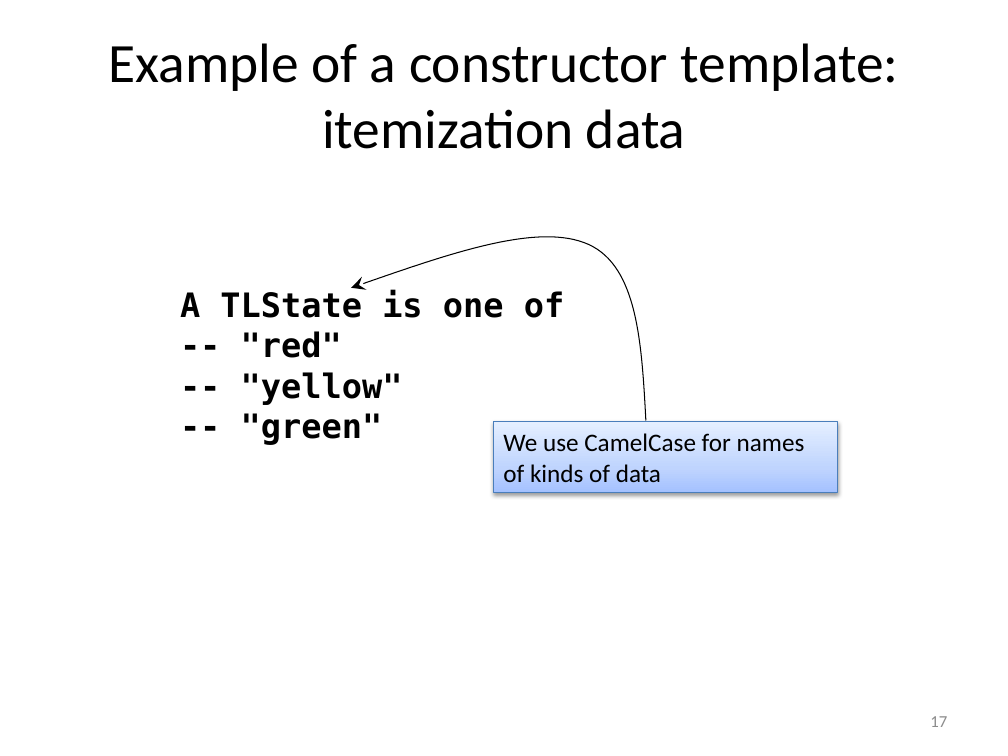
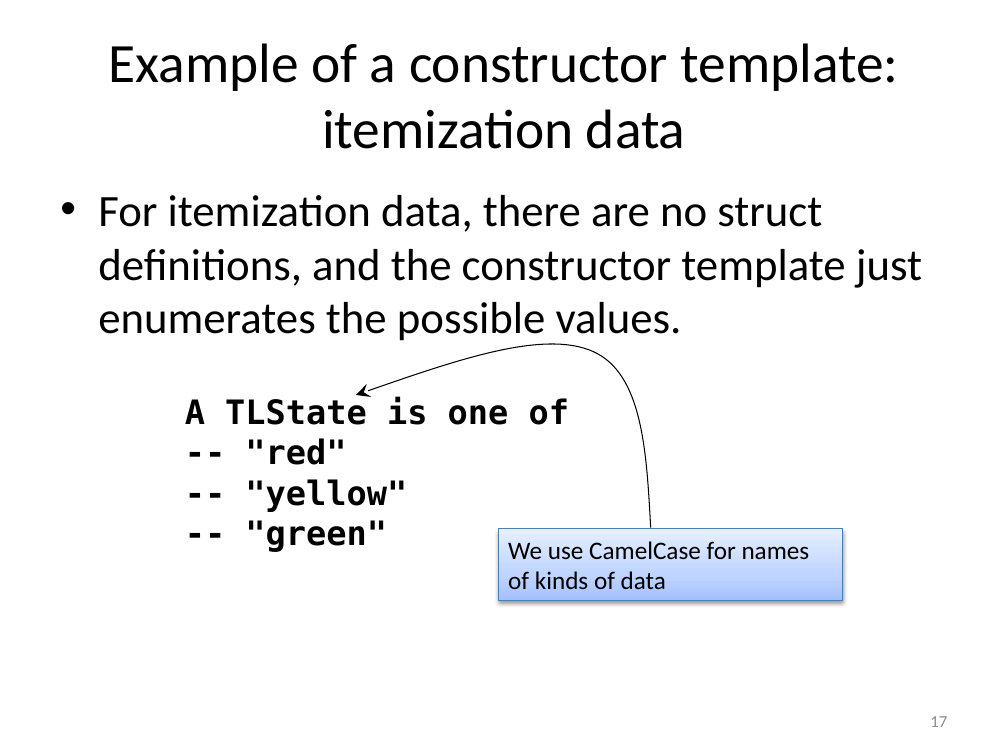
Before and after one commit to mwand/cs5010f16, a slide deck: slide 17 of Slides/Lesson 1.3 The Data Design Recipe.pptx. Drawn at 1008x756 pixels with LibreOffice and Linux fonts; fonts in the diff are those of the drawing. Boxes give left, top, right and bottom in pixels: in the first picture for what was removed or moved away, otherwise in the second. Text is boxed around its words. In the diff, an @@ line names an element or a change of style, - is before the commit and + after.

```diff
--- a/Slides/Lesson 1.3 The Data Design Recipe.pptx
+++ b/Slides/Lesson 1.3 The Data Design Recipe.pptx
@@ text added at (98,195,922,345), 32 pt, text #000000 @@
+• For itemization data, there are no struct definitions, and the constructor template just enumerates the possible values.
@@ freeform shape: place and size @@
-freeform shape at (351,237,645,420)
+freeform shape at (356,345,650,528)
@@ text "A TLState is one of": place and size @@
-text "A TLState is one of" at (180,289,564,445)
+text "A TLState is one of" at (185,396,569,552)
@@ rectangle "We use CamelCase for names ...": place and size @@
-rectangle "We use CamelCase for names ..." at (494,421,839,493)
+rectangle "We use CamelCase for names ..." at (498,529,843,601)
```
Also in this commit, not shown: 8 other slides changed, 4 slides added, 1 slide removed, 14 other files.
